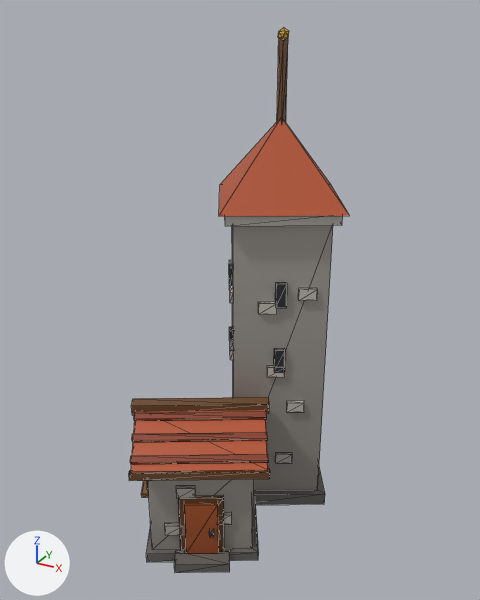
Before and after pictures for a commit that changed the glTF model art/models/building_23.glb.
Before and after are seen from a 50 mm camera at (0.795, -1.509, 1.41) aimed at (0.0, -0.063, 0.687). The lights are fixed; the arrows at lower left show +X, +Y and +Z. The older version comes first. Mesh edges are drawn as thin lines. Vertices at exactly the same position are counted once.

Names of what the first picture shows: 'building_23'.
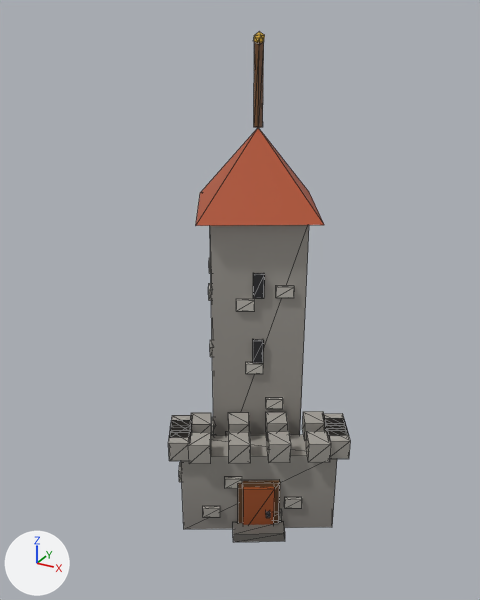
What differs and where, as boxes (x1, y1, x2, y2) in the pictures (480 x 600 px; the box of a moved part takes in the faces that stretch with it):
'building_23', reshaped (17% narrower, 6% shorter): before (129, 28, 350, 573); after (168, 32, 351, 542)
part 1 of me_building_23, moved or reshaped (not visible afterwards): before (253, 467, 325, 505)
part 2 of me_building_23, moved or reshaped: before (232, 225, 333, 491); after (210, 225, 309, 436)
part 3 of me_building_23, moved or reshaped (not visible afterwards): before (276, 453, 293, 463)
part 4 of me_building_23, moved or reshaped: before (267, 366, 285, 377); after (266, 398, 283, 409)
part 5 of me_building_23, moved or reshaped: before (287, 401, 304, 412); after (246, 362, 264, 374)
part 6 of me_building_23, moved or reshaped: before (229, 260, 232, 264); after (208, 283, 211, 300)
part 7 of me_building_23, moved or reshaped: before (230, 286, 233, 303); after (209, 258, 211, 273)
part 8 of me_building_23, moved or reshaped: before (274, 349, 285, 372); after (253, 339, 264, 363)
part 9 of me_building_23, moved or reshaped: before (275, 283, 287, 308); after (253, 273, 265, 298)
part 10 of me_building_23, moved or reshaped (not visible before): after (179, 462, 182, 482)
part 11 of me_building_23, moved or reshaped: before (178, 496, 224, 552); after (238, 480, 280, 523)
part 12 of me_building_23, moved or reshaped: before (209, 530, 214, 537); after (266, 511, 270, 518)
part 13 of me_building_23, moved or reshaped: before (278, 28, 289, 39); after (254, 32, 265, 43)
part 14 of me_building_23, rebuilt: before (219, 120, 350, 216); after (196, 128, 324, 226)
part 15 of me_building_23, deleted: before (130, 38, 343, 573)
part 16 of me_building_23, reshaped: before (129, 410, 270, 562); after (168, 286, 351, 542)
part 17 of me_building_23, added (brown): after (254, 42, 264, 128)

The edits, one by one:
me_building_23 is used by ob_building_23; location (0.0, 0.0, 0.0).
me_building_23 had 383 vertices, 574 faces and spanned x -0.278..0.255, y -0.439..0.335, z 0.0..1.366.
me_building_23 now has 345 vertices, 518 faces and spans x -0.258..0.328, y -0.277..0.322, z -0.005..1.356.
me_building_23 part 1: the loose piece of 8 vertices spanning x -0.176..0.234, y -0.096..0.314, z 0.0..0.04 is moved by (-0.062, -0.013, 0.0).
me_building_23 part 2: the loose piece of 8 vertices spanning x -0.148..0.207, y -0.068..0.287, z 0.04..0.9 is moved by (-0.062, -0.013, 0.0).
me_building_23 part 3: the loose piece of 8 vertices spanning x 0.09..0.139, y -0.013..0.023, z 0.149..0.181 is moved by (-0.14, -0.058, 0.063).
me_building_23 part 4: the loose piece of 8 vertices spanning x 0.063..0.113, y -0.028..0.007, z 0.449..0.481 is moved by (-0.011, 0.017, -0.118).
me_building_23 part 5: the loose piece of 8 vertices spanning x 0.115..0.164, y 0.002..0.037, z 0.331..0.363 is moved by (-0.113, -0.042, 0.118).
me_building_23 part 6: the loose piece of 8 vertices spanning x -0.14..-0.104, y 0.08..0.13, z 0.686..0.718 is moved by (-0.008, -0.106, -0.039).
me_building_23 part 7: the loose piece of 8 vertices spanning x -0.086..-0.05, y -0.013..0.036, z 0.647..0.678 is moved by (-0.116, 0.081, 0.039).
me_building_23 part 8: the loose piece of 8 vertices spanning x 0.079..0.112, y -0.019..0.008, z 0.465..0.535 is moved by (-0.062, -0.013, 0.02).
me_building_23 part 9: the loose piece of 8 vertices spanning x 0.079..0.112, y -0.019..0.008, z 0.665..0.735 is moved by (-0.062, -0.013, 0.02).
me_building_23 part 10: the loose piece of 8 vertices spanning x -0.167..-0.131, y -0.332..-0.283, z 0.216..0.249 is moved by (0.035, 0.099, -0.06).
me_building_23 part 11: the loose piece of 8 vertices spanning x -0.035..0.076, y -0.352..-0.28, z 0.025..0.215 is scaled about its middle by (1, 1, 0.947), then moved by (0.084, 0.175, -0.035).
me_building_23 part 12: the loose piece of 8 vertices spanning x 0.042..0.062, y -0.328..-0.305, z 0.101..0.112 is moved by (0.084, 0.175, -0.035).
me_building_23 part 13: the loose piece of 12 vertices spanning x 0.015..0.044, y 0.095..0.123, z 1.334..1.366 is moved by (-0.062, -0.013, -0.01).
me_building_23 part 14: the loose piece of 5 vertices spanning x -0.196..0.255, y -0.116..0.335, z 0.93..1.15 is rebuilt with 5 vertices and now spans x -0.258..0.193, y -0.129..0.322, z 0.9..1.12.
me_building_23 part 15: 26 loose pieces with 208 vertices, spanning x -0.268..0.234, y -0.425..0.314, z 0.0..1.35, are deleted.
me_building_23 part 16: 54 vertices removed from x -0.278..0.196, y -0.439..0.022, z 0.0..0.422; 216 vertices added at x -0.176..0.328, y -0.277..0.09, z 0.0..0.718.
me_building_23 part 17: 8 vertices added at x -0.043..-0.022, y 0.086..0.107, z 1.12..1.34.
Other edits to the shape of me_building_23 do not show in these pictures.
